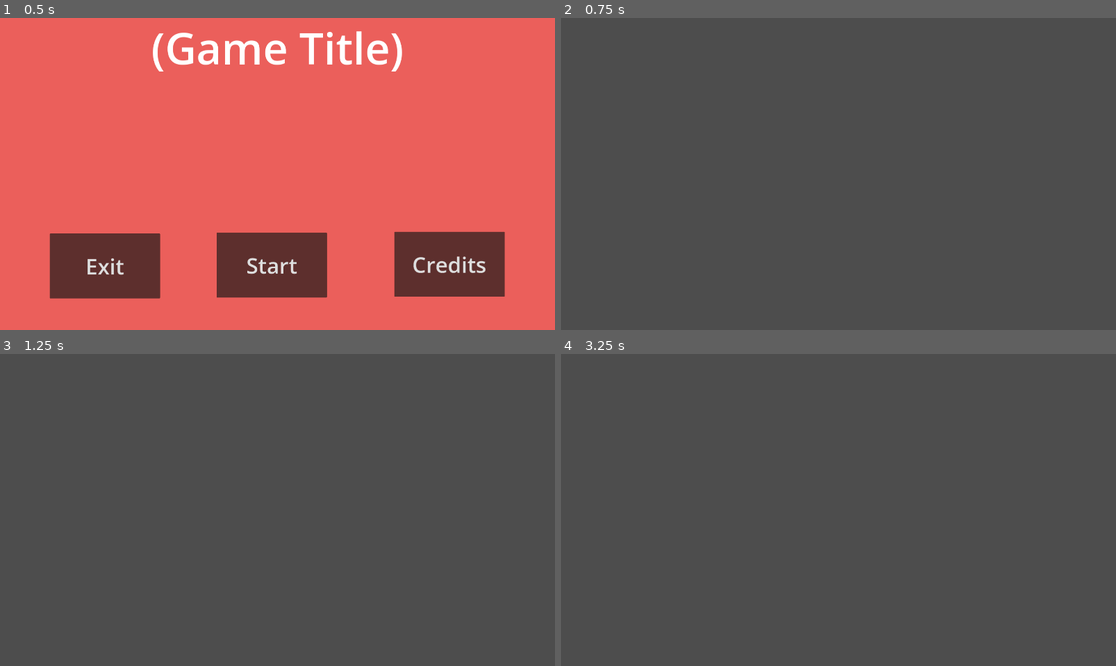
Above: before the commit, frames 1-4 (two rows, left to right).
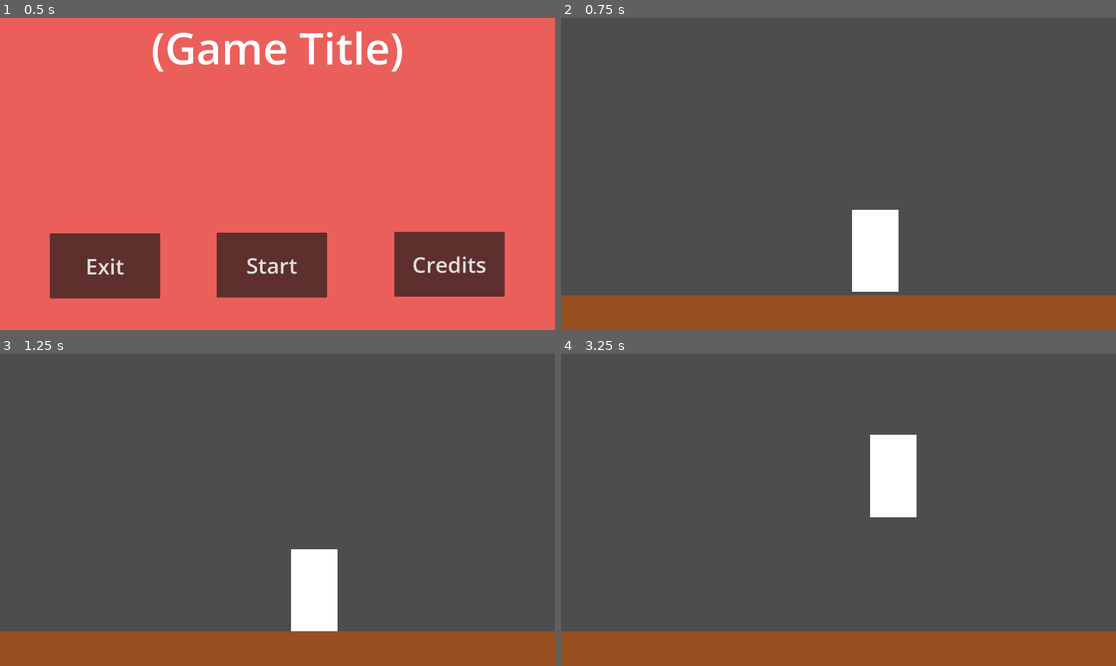
Above: after the commit, the same moments.

Repository: Mseavers1/Orpheus-Ascent
Game: Godot game, scene res://scenes/MainScene.tscn
The game is run twice, just before and just after one commit, with the same random seed, the same clock (stepped at 60 frames per second) and the same inputs.
Inputs:
- Up to frame 1 (0.5 s): no input
- Up to frame 2 (0.75 s): click "Start" at 0.5 s
- Up to frame 3 (1.25 s): no input
- Up to frame 4 (3.25 s): tap Enter at 1.25 s; hold D (move-right, bound only after the commit) 1.28-2.03 s; hold Space (jump, bound only after the commit) 1.28-2.03 s; hold A (move-left, bound only after the commit) 2.03-2.78 s; tap Space (jump, bound only after the commit) at 2.1, 2.27, 2.57 s; hold D (move-right, bound only after the commit) from 2.78 s (still down); hold Space (jump, bound only after the commit) from 2.78 s (still down)

Frame 1 is identical in both runs. In frame 2, 13% of the frame differs, in the area x 0-100%, y 61-100%; in frame 3, 13%; in frame 4, 13%, in the area x 0-100%, y 25-100%.

Commit message:
Implement barebones player

Diff:
--- a/Csc-275-project/project.godot
+++ b/Csc-275-project/project.godot
@@ -20,6 +20,25 @@
 window/size/viewport_width=1920
 window/size/viewport_height=1080
 
+[input]
+
+move-left={
+"deadzone": 0.5,
+"events": [Object(InputEventKey,"resource_local_to_scene":false,"resource_name":"","device":-1,"window_id":0,"alt_pressed":false,"shift_pressed":false,"ctrl_pressed":false,"meta_pressed":false,"pressed":false,"keycode":0,"physical_keycode":65,"key_label":0,"unicode":97,"echo":false,"script":null)
+]
+}
+move-right={
+"deadzone": 0.5,
+"events": [Object(InputEventKey,"resource_local_to_scene":false,"resource_name":"","device":-1,"window_id":0,"alt_pressed":false,"shift_pressed":false,"ctrl_pressed":false,"meta_pressed":false,"pressed":false,"keycode":0,"physical_keycode":68,"key_label":0,"unicode":100,"echo":false,"script":null)
+]
+}
+jump={
+"deadzone": 0.5,
+"events": [Object(InputEventKey,"resource_local_to_scene":false,"resource_name":"","device":-1,"window_id":0,"alt_pressed":false,"shift_pressed":false,"ctrl_pressed":false,"meta_pressed":false,"pressed":false,"keycode":0,"physical_keycode":32,"key_label":0,"unicode":32,"echo":false,"script":null)
+, Object(InputEventKey,"resource_local_to_scene":false,"resource_name":"","device":-1,"window_id":0,"alt_pressed":false,"shift_pressed":false,"ctrl_pressed":false,"meta_pressed":false,"pressed":false,"keycode":0,"physical_keycode":87,"key_label":0,"unicode":119,"echo":false,"script":null)
+]
+}
+
 [rendering]
 
 renderer/rendering_method="gl_compatibility"
--- a/Csc-275-project/scenes/MainScene.tscn
+++ b/Csc-275-project/scenes/MainScene.tscn
@@ -1,13 +1,33 @@
-[gd_scene load_steps=3 format=3 uid="uid://dprabtfd8kumd"]
+[gd_scene load_steps=5 format=3 uid="uid://dprabtfd8kumd"]
 
 [ext_resource type="Script" path="res://scripts/MainScene.gd" id="1_gntte"]
 [ext_resource type="PackedScene" uid="uid://yeugcqmy5fki" path="res://scenes/MainMenu.tscn" id="2_wpr7x"]
+[ext_resource type="PackedScene" uid="uid://bgn04w7ih44h" path="res://scenes/PlayerCharacter.tscn" id="3_jn8ay"]
+
+[sub_resource type="RectangleShape2D" id="RectangleShape2D_l7qd1"]
+size = Vector2(2024, 229)
 
 [node name="MainScene" type="Node2D"]
 script = ExtResource("1_gntte")
 
 [node name="MainMenu" parent="." instance=ExtResource("2_wpr7x")]
 
+[node name="DemoFloor" type="StaticBody2D" parent="."]
+
+[node name="Test floor" type="ColorRect" parent="DemoFloor"]
+offset_left = -6.0
+offset_top = 960.0
+offset_right = 2013.0
+offset_bottom = 1187.0
+color = Color(0.592157, 0.313726, 0.121569, 1)
+
+[node name="GroundCollision" type="CollisionShape2D" parent="DemoFloor"]
+position = Vector2(1003, 1076.5)
+shape = SubResource("RectangleShape2D_l7qd1")
+
+[node name="PlayerCharacter" parent="." instance=ExtResource("3_jn8ay")]
+position = Vector2(853, 287)
+
 [connection signal="credits_button_pressed" from="MainMenu" to="." method="_on_main_menu_credits_button_pressed"]
 [connection signal="exit_button_pressed" from="MainMenu" to="." method="_on_main_menu_exit_button_pressed"]
 [connection signal="game_start_button_pressed" from="MainMenu" to="." method="_on_main_menu_game_start_button_pressed"]
--- /dev/null
+++ b/Csc-275-project/scenes/PlayerCharacter.tscn
@@ -0,0 +1,19 @@
+[gd_scene load_steps=3 format=3 uid="uid://bgn04w7ih44h"]
+
+[ext_resource type="Script" path="res://scripts/PlayerCharacter.gd" id="1_vwyqc"]
+
+[sub_resource type="RectangleShape2D" id="RectangleShape2D_nxqxw"]
+size = Vector2(158, 286)
+
+[node name="PlayerCharacter" type="RigidBody2D"]
+script = ExtResource("1_vwyqc")
+
+[node name="MockColor" type="ColorRect" parent="."]
+offset_left = 154.0
+offset_top = 114.0
+offset_right = 314.0
+offset_bottom = 398.0
+
+[node name="CollisionShape2D" type="CollisionShape2D" parent="."]
+position = Vector2(234, 257)
+shape = SubResource("RectangleShape2D_nxqxw")
--- a/Csc-275-project/scripts/MainMenu.gd
+++ b/Csc-275-project/scripts/MainMenu.gd
@@ -2,7 +2,6 @@
 signal game_start_button_pressed;
 signal credits_button_pressed;
 signal exit_button_pressed;
-
 
 # Called when the node enters the scene tree for the first time.
 func _ready():
--- a/Csc-275-project/scripts/MainScene.gd
+++ b/Csc-275-project/scripts/MainScene.gd
@@ -10,8 +10,6 @@
 func _process(delta):
 	pass
 
-
-
 # This is called when the user clicks to start the game
 func _on_main_menu_game_start_button_pressed():
 	print('game started');
--- /dev/null
+++ b/Csc-275-project/scripts/PlayerCharacter.gd
@@ -0,0 +1,29 @@
+extends RigidBody2D
+@export var speed = 400;
+var screen_size;
+
+# Called when the node enters the scene tree for the first time.
+func _ready():
+	screen_size = get_viewport_rect().size;
+
+# Called every frame. 'delta' is the elapsed time since the previous frame.
+func _process(delta):
+	var velocity = Vector2.ZERO;
+
+	if Input.is_action_pressed("move-left") :
+		velocity.x -= 1;
+
+	if Input.is_action_pressed("move-right") :
+		velocity.x += 1;
+
+	if Input.is_action_pressed("jump") :
+		velocity.y -= 1;
+
+	if velocity.length() > 0 :
+		velocity = velocity.normalized() * speed;
+
+	position += velocity*delta;
+	position = position.clamp(Vector2.ZERO, screen_size)
+
+	if velocity.y >= 1:
+		velocity -= 1;
